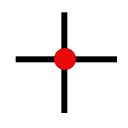
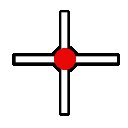
Layered file, before and after one edit (128 x 128). Changes by layer:
painted on "Arrière-plan" over (x1=15, y1=12, x2=117, y2=113)
painted on "Bianco" over (x1=12, y1=10, x2=120, y2=116)
